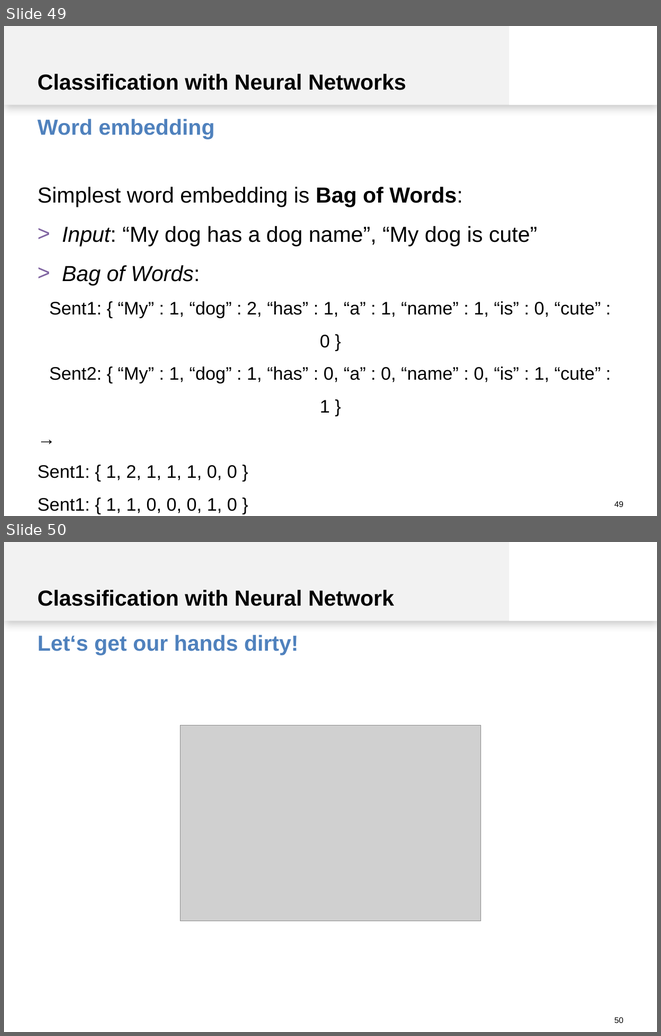
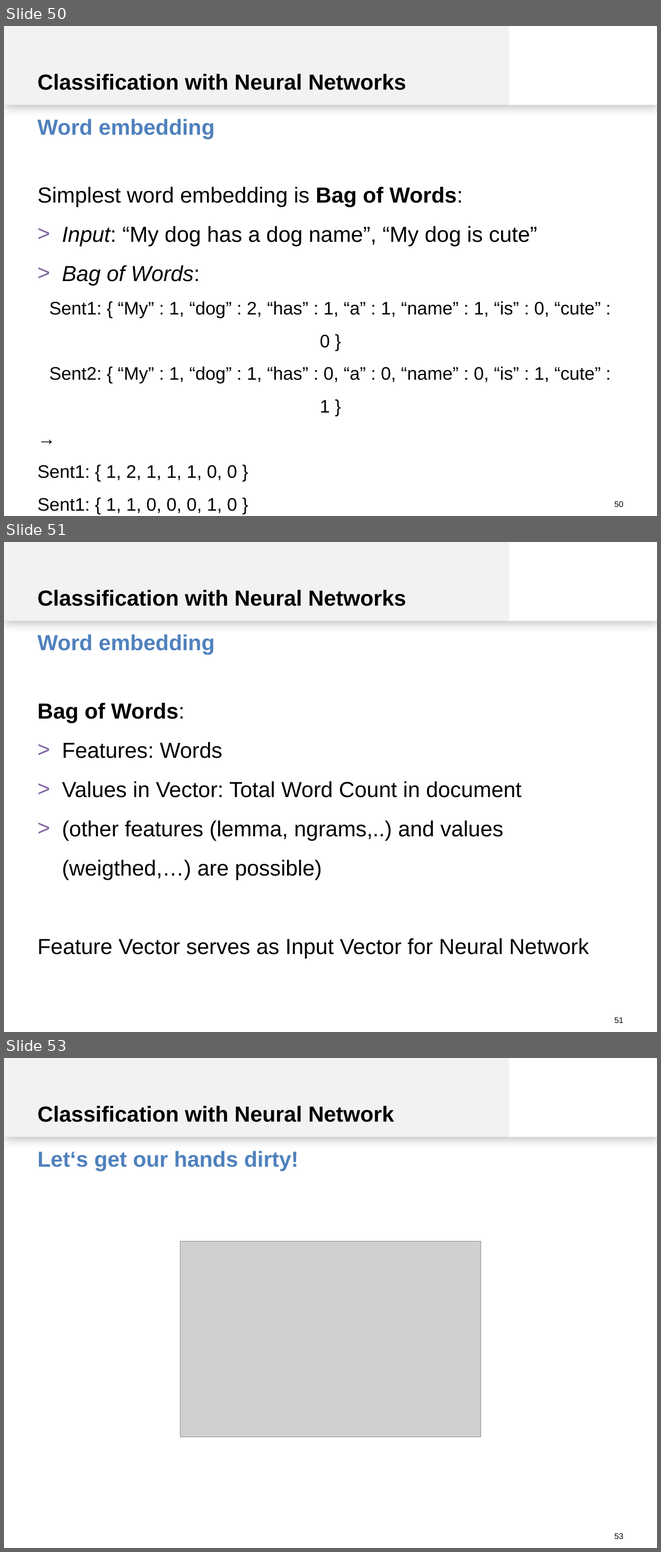
Before and after one commit to spinfo/LSS_DLwithText, a slide deck: docs/introduction.pptx. Shown one above the other, each under a label of ours: slides 49 and 50 before the commit, slides 50, 51 and 53 after it; the slides between them are not shown. The pictures are 661x1036 and 661x1552 pixels, drawn with LibreOffice and Linux fonts; fonts in the diff are those of the drawing; grey boxes stand for pictures. Boxes give left, top, right and bottom in pixels: in the first picture for what was removed or moved away, otherwise in the second. Text is boxed around its words. In the diff, an @@ line names an element or a change of style, - is before the commit and + after.

```diff
--- a/docs/introduction.pptx
+++ b/docs/introduction.pptx
@@ slide 51 added at [4,542,657,1032], background #FFFFFF; not listed: 3 template elements that a slide beside it also shows @@
@@ text added at [37,590,406,606], 24 pt, text #000000, bold @@
+Classification with Neural Networks
@@ text added at [37,634,215,655], 24 pt, text #4F81BD, bold @@
+Word embedding
@@ text added at [37,703,589,958], 24 pt, text #000000 @@
+Bag of Words:
+> Features: Words
+> Values in Vector: Total Word Count in document
+> (other features (lemma, ngrams,..) and values (weigthed,…) are possible)
+Feature Vector serves as Input Vector for Neural Network
@@ what was slide 49 is now slide 50 @@
@@ page number at [615,501,624,507]: text changed @@
-49
+50
@@ what was slide 50 is now slide 53 @@
@@ page number at [615,1533,624,1539]: text changed @@
-50
+53
```
Also in this commit, not shown: 5 slides changed, 2 other slides added, 1 other file.
